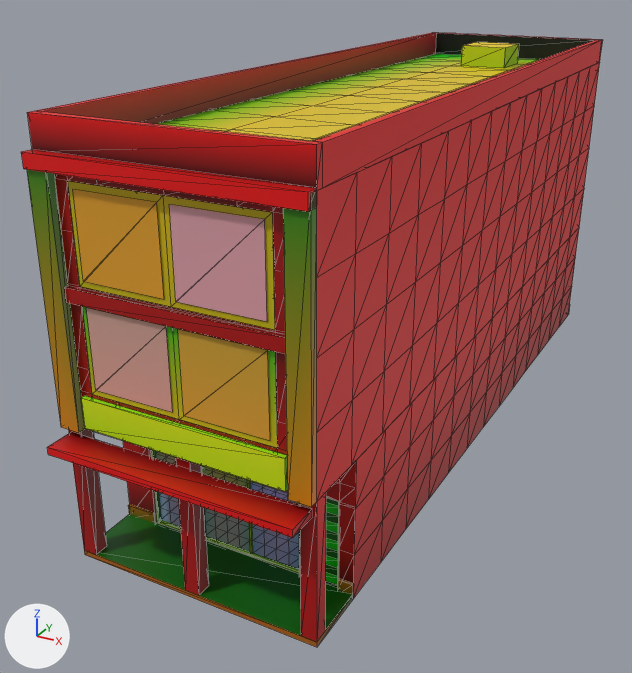
The glTF model apps/web/public/city/archetypes/shop_office.glb, before and after one commit.
The view is the same before and after, from a 50 mm camera at (10.5, -24.1, 14.0) aimed at (-1.5, -2.3, 3.1). The lights are fixed; the arrows at lower left show +X, +Y and +Z. The first picture is the older version. Mesh edges are drawn as thin lines. Objects named as collision shapes, trigger or cutter boxes, shadow casters or lower levels of detail are left out. Where no turn or scale is listed for an object, it has been applied to the vertices. Vertices at exactly the same position are counted once.

In view in the first picture: 'shop_office__row__LOD0'.
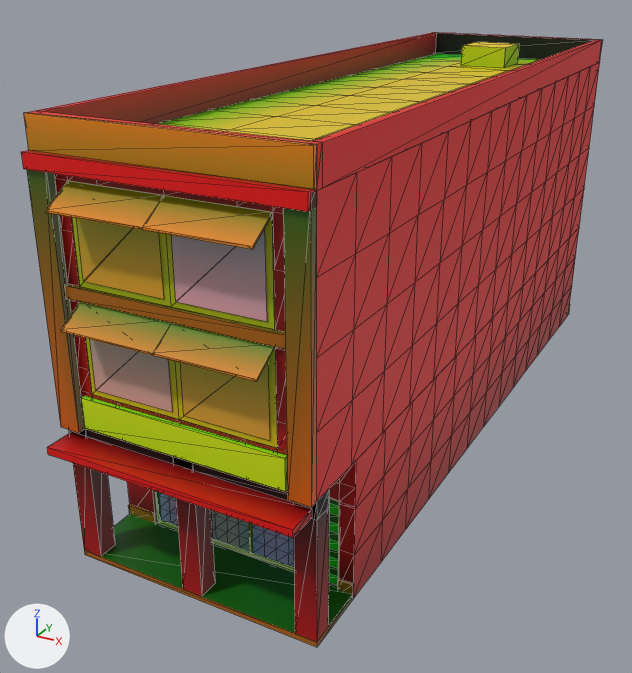
Changed parts and their boxes (x1, y1, x2, y2) in the pictures (632 x 673 px; the box of a moved part takes in the faces that stretch with it):
part 1 of me_shop_office__row__lod0, moved or reshaped
    before: (175, 457, 209, 595)
    after: (172, 456, 215, 596)
part 2 of me_shop_office__row__lod0, built on
    before: (69, 429, 326, 642)
    after: (69, 429, 329, 642)
part 3 of me_shop_office__row__lod0, built on
    before: (64, 286, 285, 354)
    after: (24, 112, 317, 382)
part 4 of me_shop_office__row__lod0, recoloured
    both: (24, 111, 356, 593)

The change, as a diff of the scene's bpy script:
```diff
--- a/apps/web/public/city/archetypes/shop_office.glb.py
+++ b/apps/web/public/city/archetypes/shop_office.glb.py
@@ me_shop_office__row__lod0 @@
 # used by ob_shop_office__row__lod0; location = (0.0, -0.25, 5.5)
-me_shop_office__row__lod0.from_pydata(...)  # 1049 vertices, 1392 faces; spans x -3.3..3.3, y -11.6..11.6, z -5.5..5.5
+me_shop_office__row__lod0.from_pydata(...)  # 1095 vertices, 1466 faces; spans x -3.3..3.3, y -11.6..11.6, z -5.5..5.5
+# me_shop_office__row__lod0 part 1: the loose piece of 8 vertices spanning x -0.2..0.2, y -10.8..-10.4, z -5.3..-1.7 is moved by (0.0, 0.1, 0.0)
+# me_shop_office__row__lod0 part 2
+# 8 vertices are removed from x -3.3..3.3, y -10.8..-10.4, z -5.3..-1.7
+# 19 faces are deleted
+# 4 vertices move from x -3.3..3.3, y -10.8..-10.4, z -5.3..-1.7 to x -3.3..3.3, y -10.8..-10.2, z -5.3..-2.1
+# 13 vertices are added at x -3.3..2.8, y -10.8..-10.2, z -5.3..-2.1
+# 5 new vertices lie (0.0, 0.6, 0.0) away from vertices in x -3.3..3.3, y -10.8, z -1.7
+# 8 new vertices lie (0.6, 0.0, 0.0) away from vertices in x -2.8..2.2, y -10.8..-10.2, z -2.1
+# 8 new vertices lie (0.0, 0.0, -0.7) away from vertices in x -2.8..2.8, y -10.8..-10.2, z -2.1
+# 47 new faces join them
+# me_shop_office__row__lod0 part 3
+# 4 vertices are removed from x -2.8..2.8, y -10.9..-10.8, z 1.5..1.9
+# 10 faces are deleted
+# 12 vertices are added at x -3.3..3.3, y -10.9..-10.8, z 1.5..5.5
+# 7 new vertices lie (0.0, -0.7, -0.5) away from vertices in x -2.4..2.4, y -10.8, z 1.6..4.2
+# 5 new vertices lie (0.0, -0.7, -0.4) away from vertices in x -2.4..2.4, y -10.8, z 1.5..4.2
+# 56 new faces join them
+# me_shop_office__row__lod0 part 4: 615 kept faces spanning x -3.3..3.3, y -11.6..11.5, z -5.5..5.5 get new vertex colours
 me_shop_office__row__lod0.materials.append(mat_tl_role)
```
